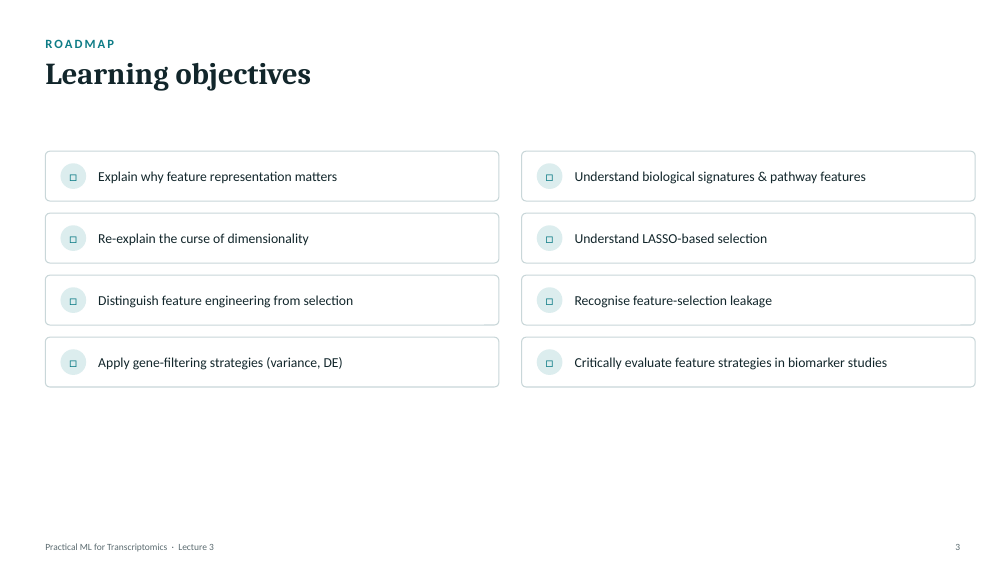
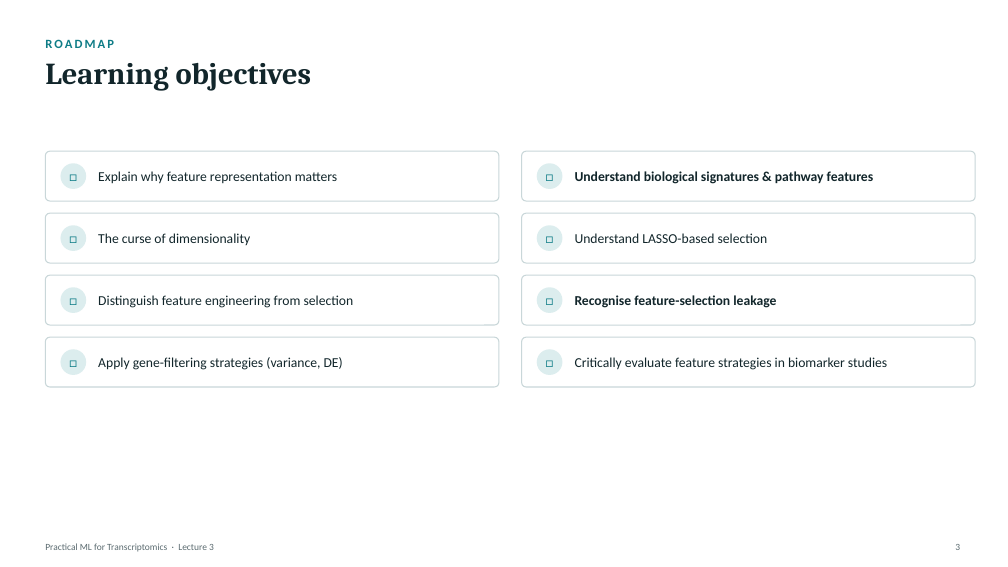
Before and after one commit to zhanyinx/ml26, a slide deck: slide 3 of lessons/lesson03_feature_engineering/theory/slides/Lecture3 - Feature Engineering and Biological Representation.pptx. Drawn at 1008x567 pixels with LibreOffice and Linux fonts; fonts in the diff are those of the drawing. Boxes give left, top, right and bottom in pixels: in the first picture for what was removed or moved away, otherwise in the second. Text is boxed around its words. In the diff, an @@ line names an element or a change of style, - is before the commit and + after.

```diff
--- a/lessons/lesson03_feature_engineering/theory/slides/Lecture3 - Feature Engineering and Biological Representation.pptx
+++ b/lessons/lesson03_feature_engineering/theory/slides/Lecture3 - Feature Engineering and Biological Representation.pptx
@@ text "Understand biological signatures & pathway ..." at (x1=575, y1=171, x2=874, y2=184): bold on @@
@@ text at (x1=98, y1=233, x2=250, y2=245): text changed @@
-Re-explain the curse of dimensionality
+The curse of dimensionality
@@ text "Recognise feature-selection leakage" at (x1=575, y1=295, x2=776, y2=308): bold on @@
```
Also in this commit, not shown: 20 other slides changed, 2 slides added, 7 slides removed.
